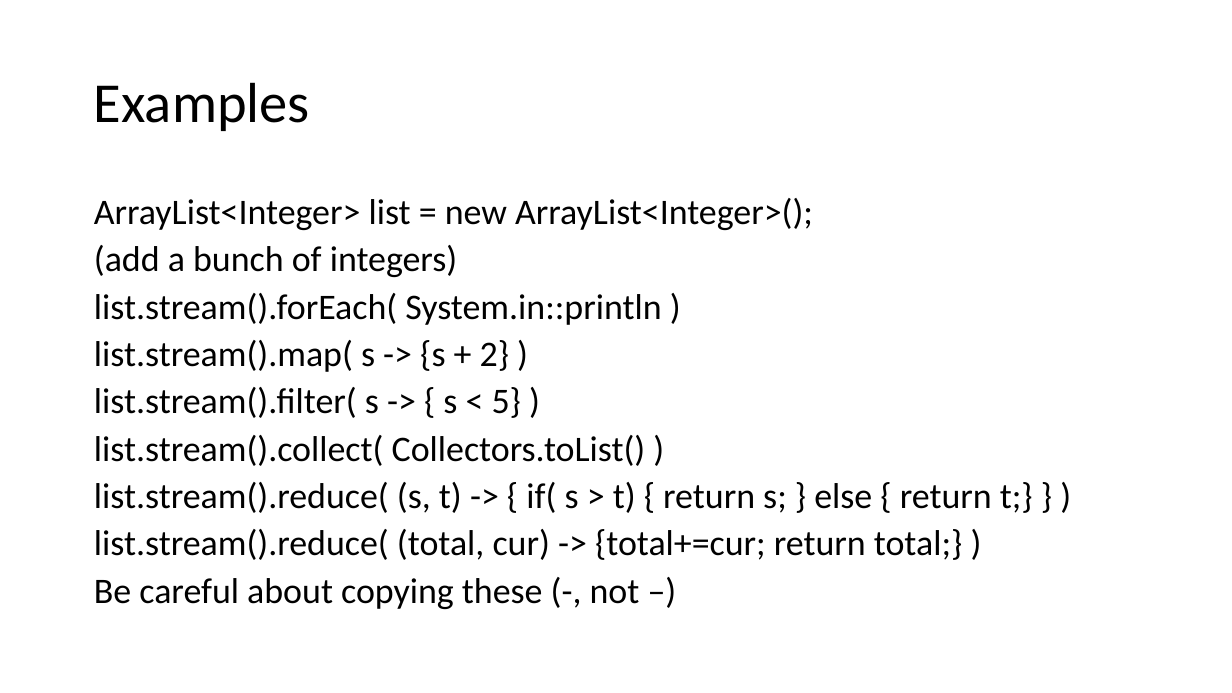
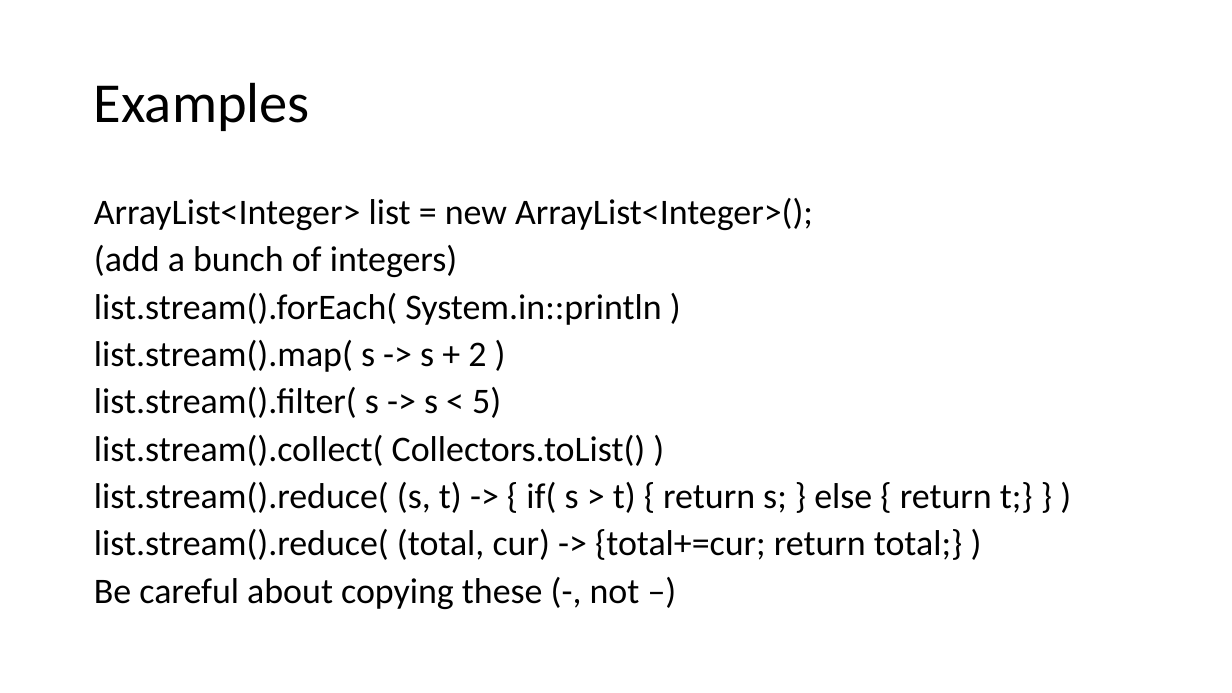
Before and after one commit to skalakm/232, a slide deck: slide 105 of notes.pptx. Drawn at 1232x693 pixels with LibreOffice and Linux fonts; fonts in the diff are those of the drawing. Boxes give left, top, right and bottom in pixels: in the first picture for what was removed or moved away, otherwise in the second. Text is boxed around its words. In the diff, an @@ line names an element or a change of style, - is before the commit and + after.

```diff
--- a/notes.pptx
+++ b/notes.pptx
@@ text at box(94, 340, 501, 418): text changed @@
-list.stream().map( s -> {s + 2} )
-list.stream().filter( s -> { s < 5} )
+list.stream().map( s -> s + 2 )
+list.stream().filter( s -> s < 5)
```
Also in this commit, not shown: 3 slides added, 3 other files.
